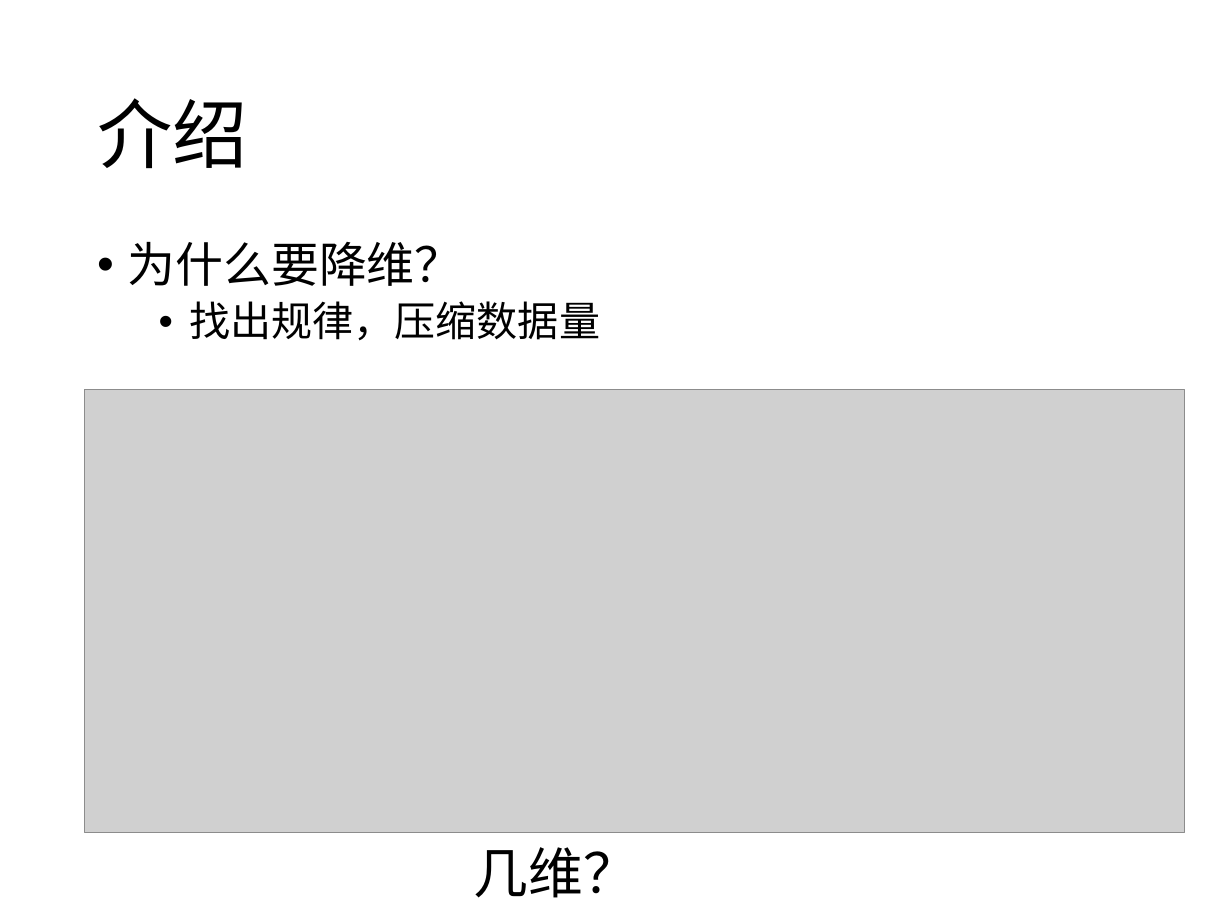
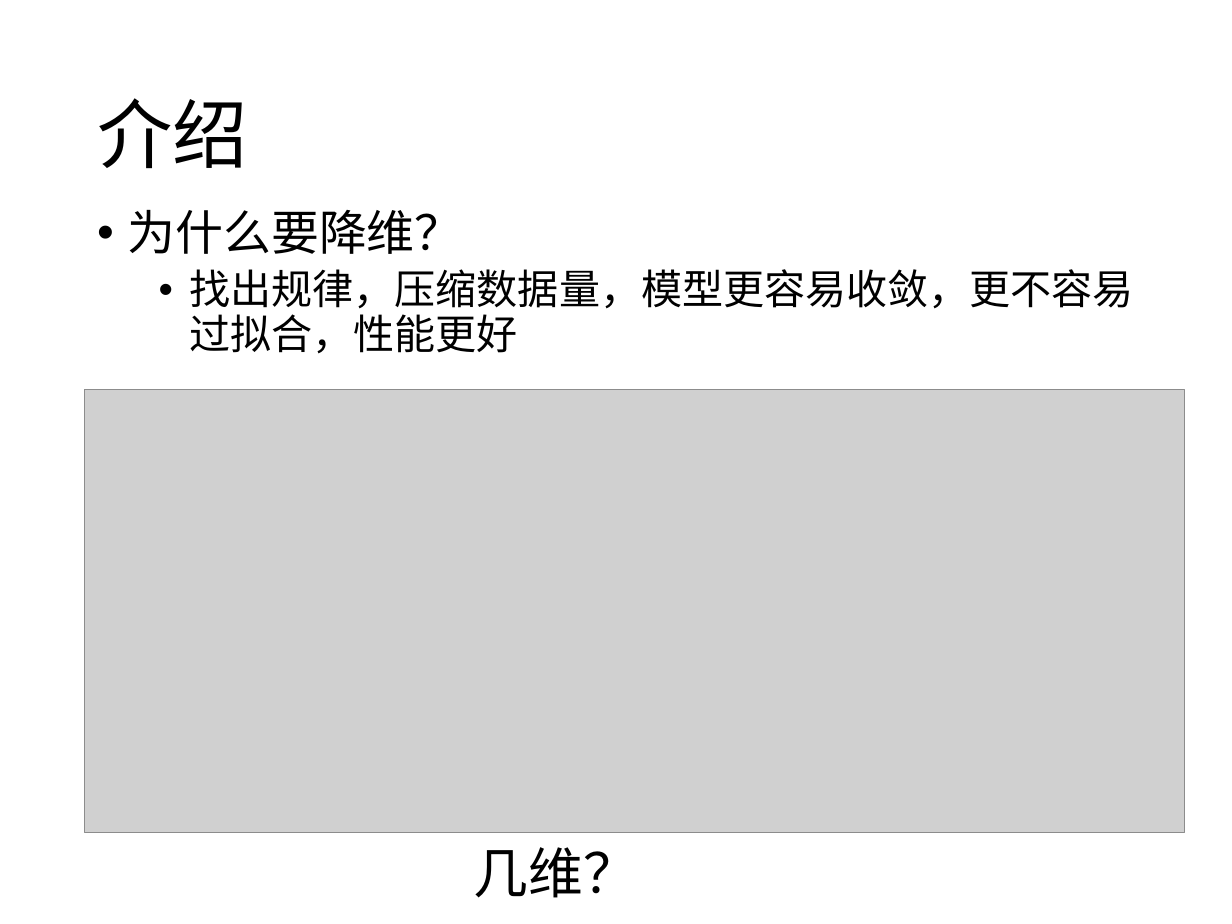
Before and after one commit to yishuai/bigalgo, a slide deck: slide 5 of ppt/13-pca.pptx. Drawn at 1232x924 pixels with LibreOffice and Linux fonts; fonts in the diff are those of the drawing; grey boxes stand for pictures. Boxes give left, top, right and bottom in pixels: in the first picture for what was removed or moved away, otherwise in the second. Text is boxed around its words. In the diff, an @@ line names an element or a change of style, - is before the commit and + after.

```diff
--- a/ppt/13-pca.pptx
+++ b/ppt/13-pca.pptx
@@ text "为什么要降维？": place and size @@
-text "为什么要降维？" at (128,242,600,341)
+text "为什么要降维？" at (128,210,1134,354)
@@ text at (189,269,1134,354): text changed @@
-  • 找出规律，压缩数据量
+  • 找出规律，压缩数据量，模型更容易收敛，更不容易过拟合，性能更好
```
Also in this commit, not shown: 3 other slides changed, 16 slides added, 4 slides removed, 8 other files.
